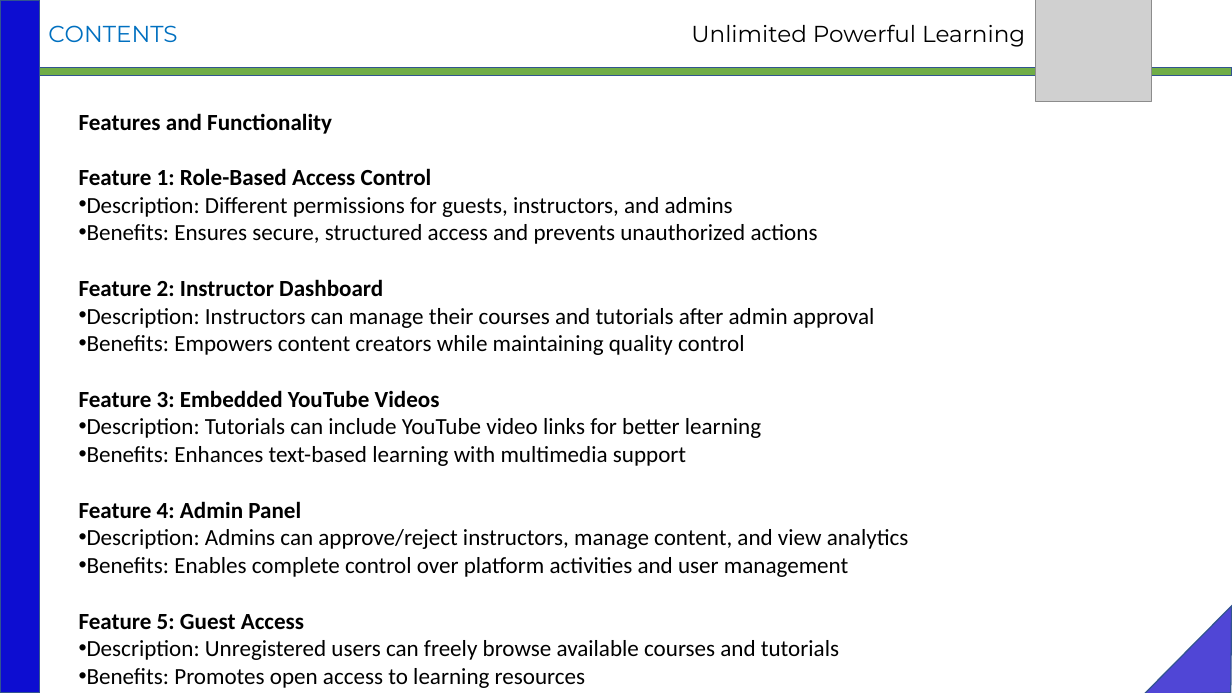
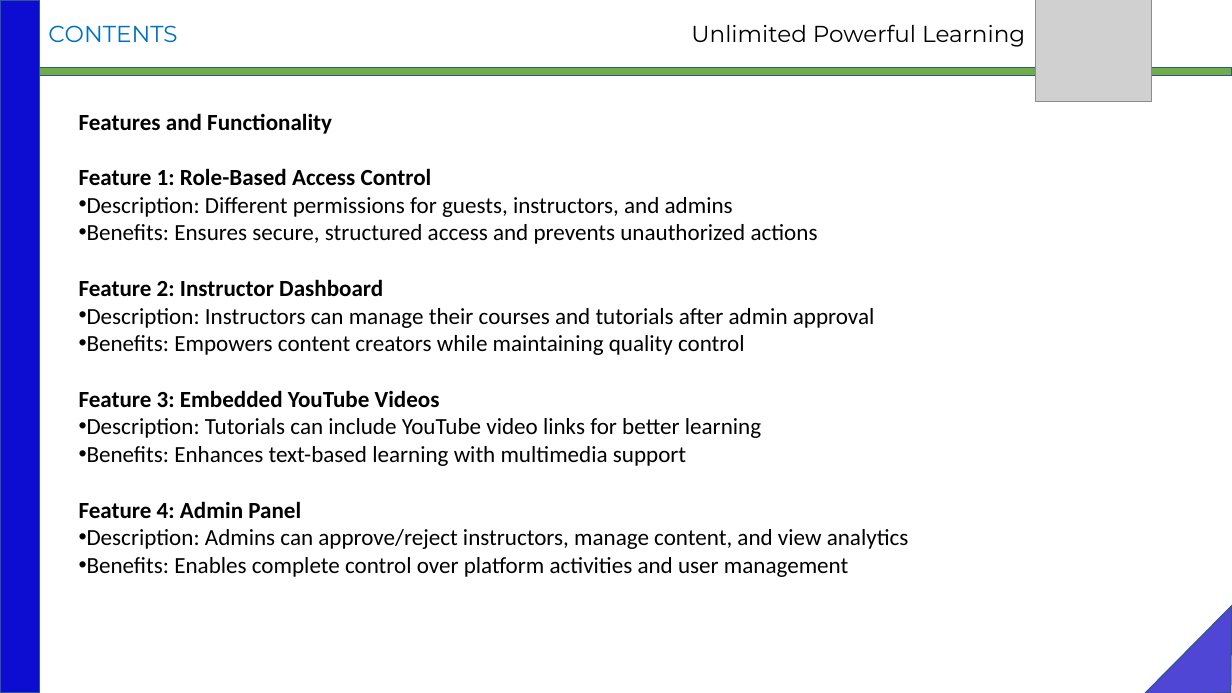
Before and after one commit to MaryPriyanga/springboot-angular-tutorial-app, a slide deck: slide 5 of UPL_TUTORIAL.pptx. Drawn at 1232x693 pixels with LibreOffice and Linux fonts; fonts in the diff are those of the drawing; grey boxes stand for pictures. Boxes give left, top, right and bottom in pixels: in the first picture for what was removed or moved away, otherwise in the second. Text is boxed around its words. In the diff, an @@ line names an element or a change of style, - is before the commit and + after.

```diff
--- a/UPL_TUTORIAL.pptx
+++ b/UPL_TUTORIAL.pptx
@@ text at (79, 614, 839, 688): paragraphs removed @@
-Feature 5: Guest Access
-• Description: Unregistered users can freely browse available courses and tutorials
-• Benefits: Promotes open access to learning resources
```
Also in this commit, not shown: 3 other slides changed, 2 slides added, 16 other files.
